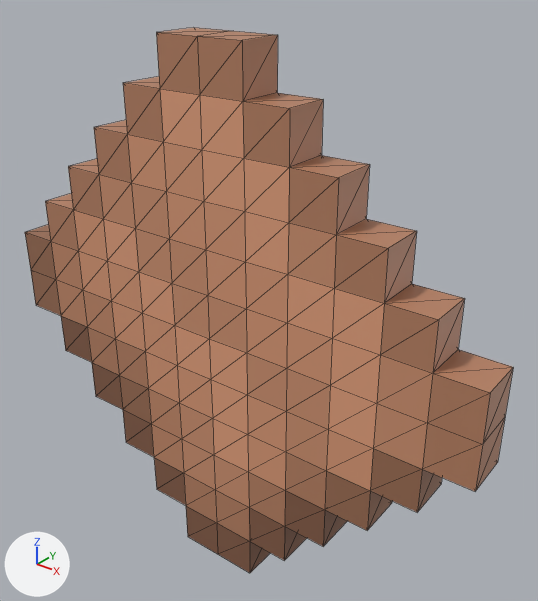
Before and after pictures for a commit that changed the glTF model assets/client/textures/models/leather.glb.
Before and after are seen from a 50 mm lens placed at (9.56, -10.44, 7.53), pointed at (0.57, 0.8, 0.56). Arrows for +X, +Y and +Z are at lower left; the lights stay in place. The picture after the commit comes second. Mesh edges are drawn as thin lines. Where no turn or scale is listed for an object, it has been applied to the vertices. Vertices at exactly the same position are counted once.
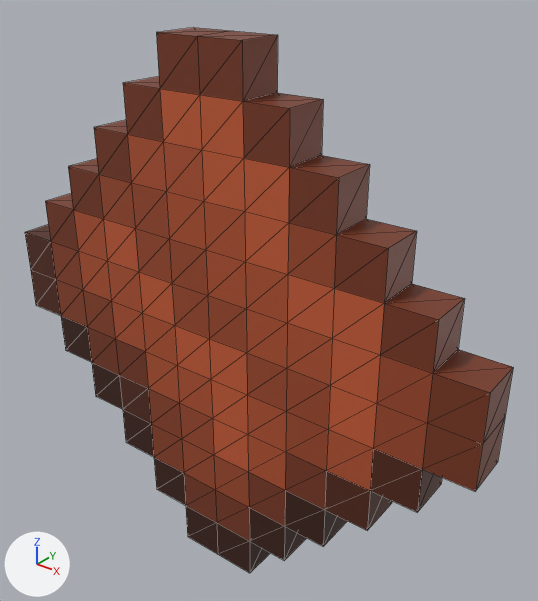
What differs and where, as boxes (x1, y1, x2, y2) in the pictures (538 x 601 px):
part 1 of me_mesh_0_001, recoloured (orange to brown): (45, 28, 513, 541) in both
part 2 of me_mesh_0_001, recoloured: (25, 225, 442, 573) in both
part 3 of me_mesh_0_001, recoloured (beige to brown): (73, 134, 433, 507) in both
part 4 of me_mesh_0_001, recoloured (beige to orange): (103, 89, 384, 471) in both

The change in detail:
me_mesh_0_001 has 218 vertices, 432 faces and spans x -6.01..6.01, y -0.66..0.66, z -6.0..6.0.
me_mesh_0_001 is used by ob_mesh_0_001; location (0.0, 0.0, 0.0).
me_mesh_0_001 part 1: 140 faces centred in x -5.0..6.0, y -0.62..0.65, z -4.67..6.0 are repainted in the vertex colours; the middle colour goes from orange #b78163 to brown #793820.
me_mesh_0_001 part 2: 100 faces centred in x -6.0..5.0, y -0.65..0.62, z -6.0..1.0 are repainted in the vertex colours; the middle colour goes from brown #865d47 to brown #3d1c10.
me_mesh_0_001 part 3: 132 faces centred in x -3.68..4.68, y -0.6..0.62, z -3.67..3.67 are repainted in the vertex colours; the middle colour goes from beige #da9a77 to brown #b2522f.
me_mesh_0_001 part 4: 60 faces centred in x -2.68..3.68, y -0.57..0.6, z -2.67..4.67 are repainted in the vertex colours; the middle colour goes from beige #e4a27e to orange #c65c35.
